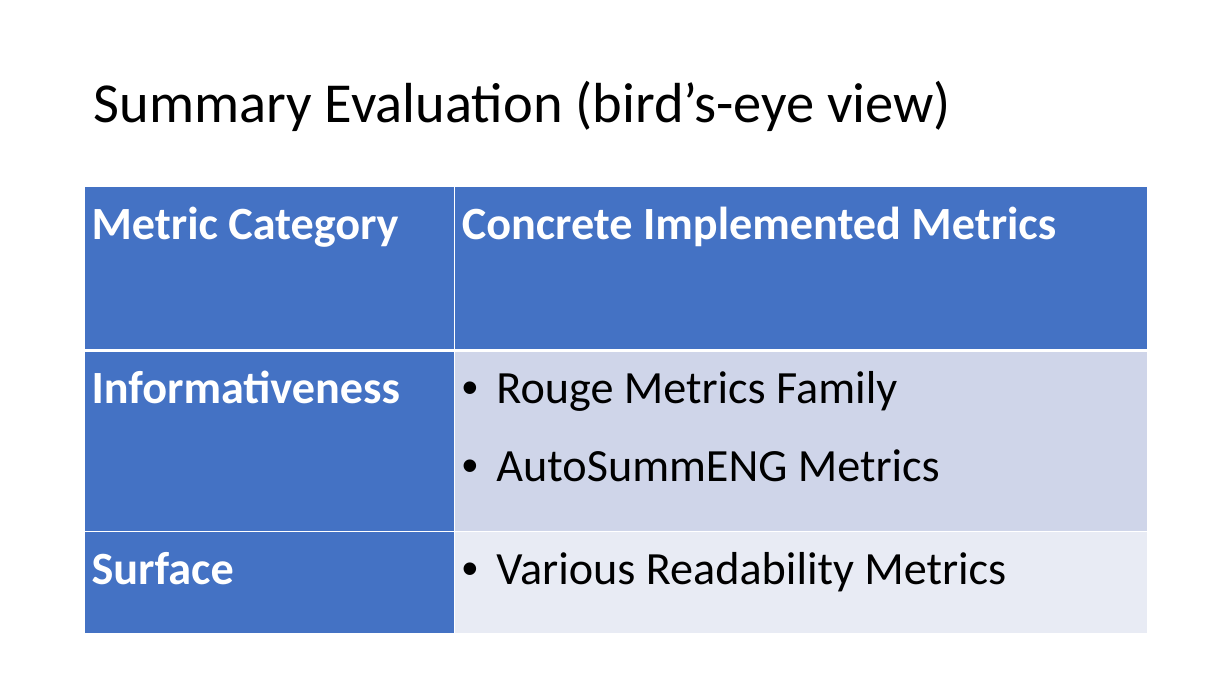
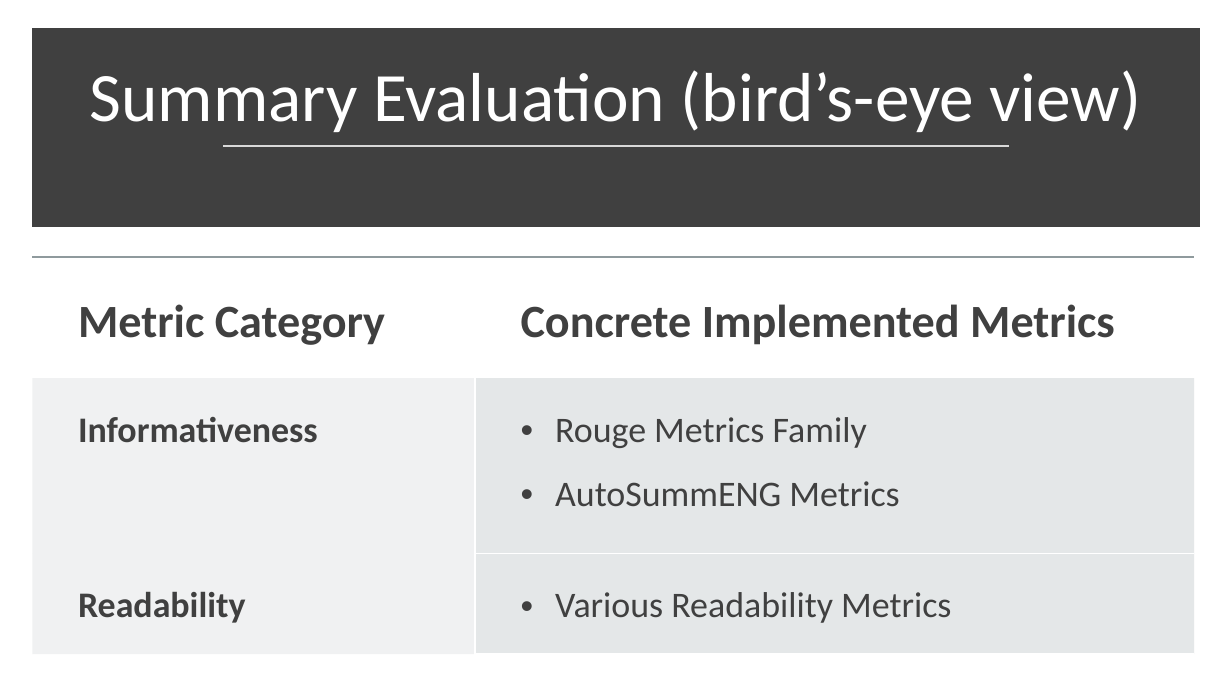
Before and after one commit to karno-bh/rouge-reimpl, a slide deck: slide 7 of docs/Summary Evaluation Platform.pptx. Drawn at 1232x693 pixels with LibreOffice and Linux fonts; fonts in the diff are those of the drawing. Boxes give left, top, right and bottom in pixels: in the first picture for what was removed or moved away, otherwise in the second. Text is boxed around its words. In the diff, an @@ line names an element or a change of style, - is before the commit and + after.

```diff
--- a/docs/Summary Evaluation Platform.pptx
+++ b/docs/Summary Evaluation Platform.pptx
@@ rectangle added at (38, 35, 1194, 222), fill #404040, outline #404040 10 pt @@
@@ title "Summary Evaluation (bird’s-eye view)": place and size @@
-title "Summary Evaluation (bird’s-eye view)" at (94, 81, 951, 131)
+title "Summary Evaluation (bird’s-eye view)" at (90, 70, 1142, 132)
@@ title "Summary Evaluation (bird’s-eye view)" at (90, 70, 1142, 132): size 44 to 54 pt, text colour #000000 to #FFFFFF; alignment left to centre; vertical alignment middle to bottom @@
@@ line added from (224, 146) to (1009, 146), #D9D9D9 1.75 pt @@
@@ table at (32, 257, 1194, 654) @@
-row 3, column 1: Surface
+row 3, column 1: Readability
@@ fill #4472C4 to none in row 1 @@
@@ fill #4472C4 to #B4BCBE at 20% opacity in 2 cells @@
@@ fill #CFD5EA to #B4BCBE at 35% opacity in row 2, column 2 @@
@@ fill #E9EBF5 to #B4BCBE at 35% opacity in row 3, column 2 @@
@@ text colour #FFFFFF to #404040 in "Metric Category", "Concrete Implemented Metrics", "Informativeness" @@
@@ size 36 to 28 pt in "Informativeness", "Rouge Metrics Family", "AutoSummENG Metrics", "Various Readability Metrics" @@
@@ text colour #000000 to #404040 in "Rouge Metrics Family", "AutoSummENG Metrics", "Various Readability Metrics" @@
@@ borders changed @@
@@ table: place and size @@
-table at (85, 187, 1148, 634)
+table at (32, 257, 1194, 654)
```
Also in this commit, not shown: 11 other slides changed, 14 slides added.
